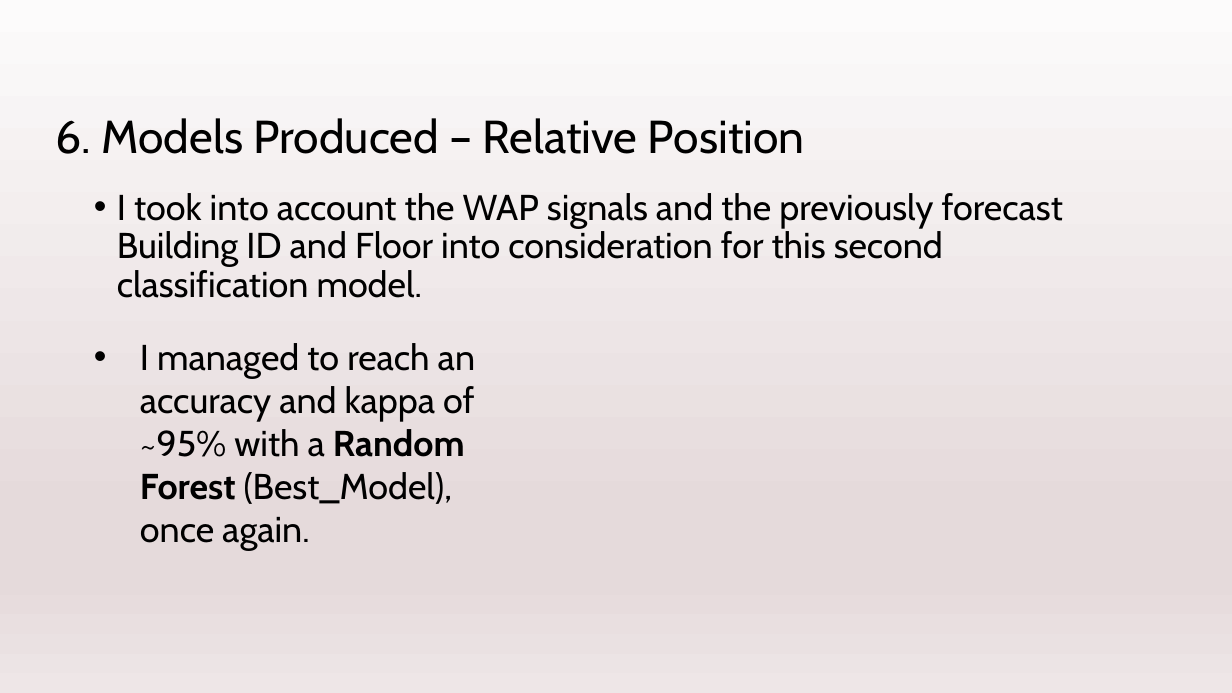
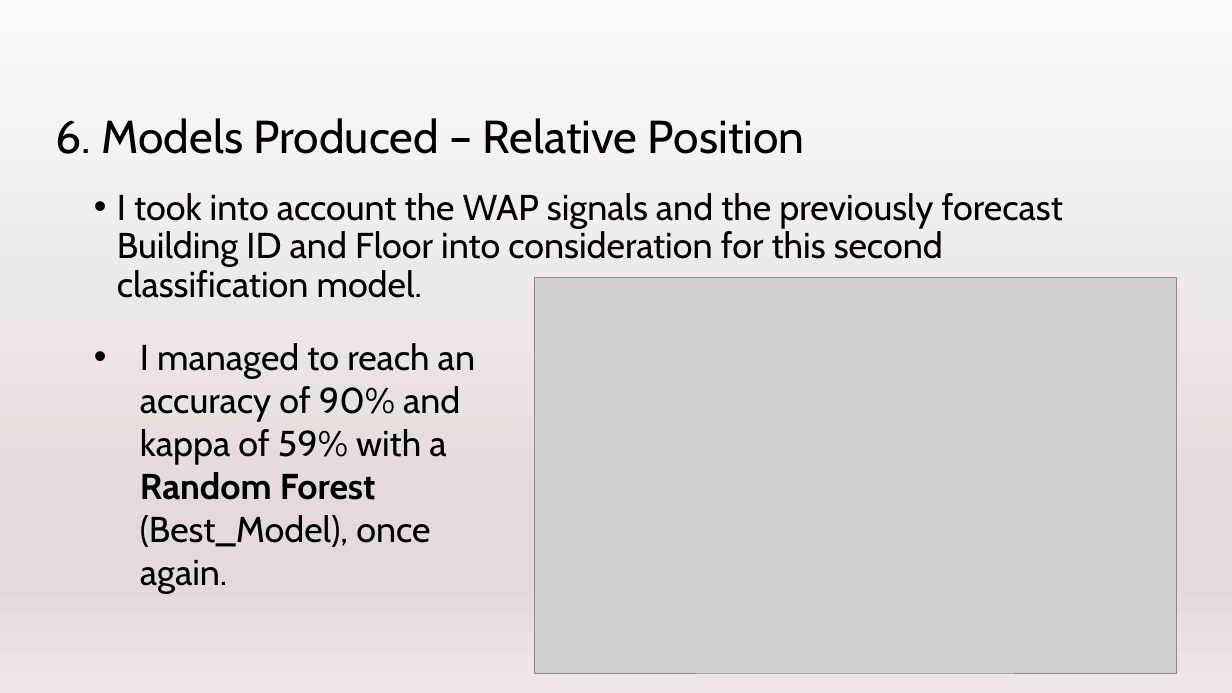
Before and after one commit to TomeBorges/IoT_Deep_Analytics_Visualization, a slide deck: slide 10 of Task3/Task3_ppt.pptx. Drawn at 1232x693 pixels with LibreOffice and Linux fonts; fonts in the diff are those of the drawing; grey boxes stand for pictures. Boxes give left, top, right and bottom in pixels: in the first picture for what was removed or moved away, otherwise in the second. Text is boxed around its words. In the diff, an @@ line names an element or a change of style, - is before the commit and + after.

```diff
--- a/Task3/Task3_ppt.pptx
+++ b/Task3/Task3_ppt.pptx
@@ picture added at (x1=535, y1=277, x2=1177, y2=673) @@
@@ text at (x1=140, y1=343, x2=475, y2=594): text changed @@
-• I managed to reach an accuracy and kappa of ~95% with a Random Forest (Best_Model), once again.
+• I managed to reach an accuracy of 90% and kappa of 59% with a Random Forest (Best_Model), once again.
```
Also in this commit, not shown: 3 other slides changed, 1 slide added.
